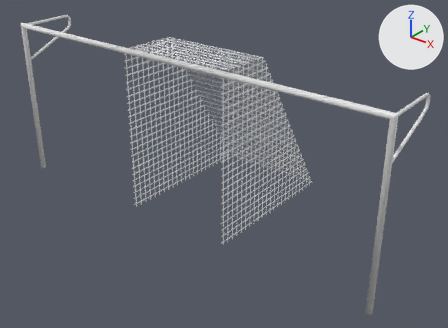
The glTF model assets/goal.glb as it was, and as the next commit left it.
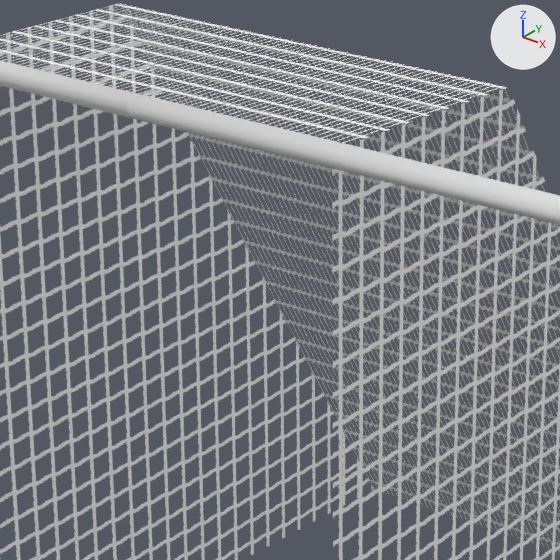
There are two pictures of each version: one whole from a 50 mm lens placed at (6.32, -6.59, 3.94), pointed at (0.16, 1.11, -0.83), one close up on the part from 31% to 62% of the width and 11% to 53% of the height. Lighting does not change. The marker at upper right points along +X, +Y and +Z. The last two pictures show the newer version. Where no turn or scale is listed for an object, it has been applied to the vertices.

Names of what the first close-up shows: 'goal-left', 'goal-right', 'net'.
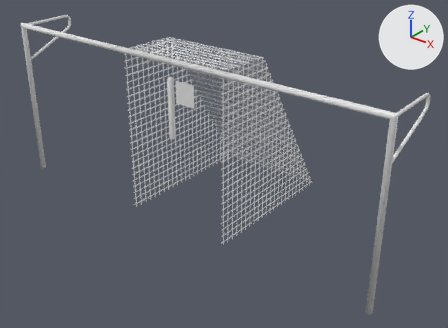
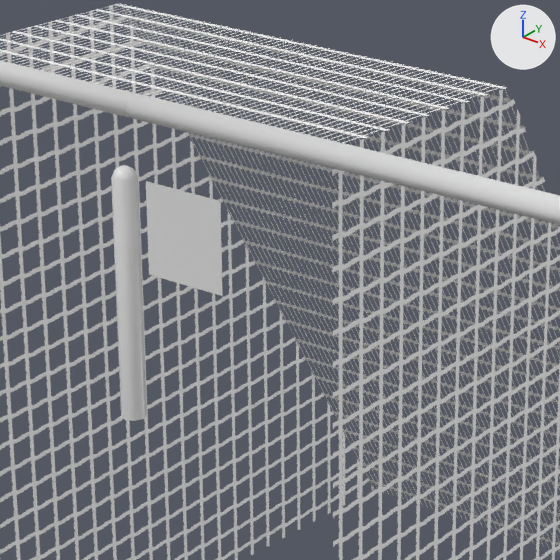
Commit message: work in progress corner flags

Boxes [x1, y1, x2, y2] around the edits, measured in the close-ups (560 x 560 px):
'flag', added: after [146, 181, 223, 296]
'flag-pole', added: after [111, 165, 147, 421]

The change, as a list of edits to the scene's bpy script:
```text
Add me_cylinder_002:
    me_cylinder_002.from_pydata(...)  # 25 vertices, 40 faces; spans x -0.05..0.05, y -0.05..0.05, z 0.0..1.019
    me_cylinder_002.materials.append(mat_goal_material)  # white #e7e7e7
Add me_flag:
    me_flag.from_pydata(...)  # 289 vertices, 512 faces; spans x 0.107..0.475, y 0.0, z 0.609..0.977
Add ob_flag_pole:
    ob_flag_pole = bpy.data.objects.new('flag-pole', me_cylinder_002)
    ob_flag_pole.location = (0.0, 0.0, 0.0)
Add ob_flag:
    ob_flag = bpy.data.objects.new('flag', me_flag)
    ob_flag.location = (0.0, 0.0, 0.0)
```
